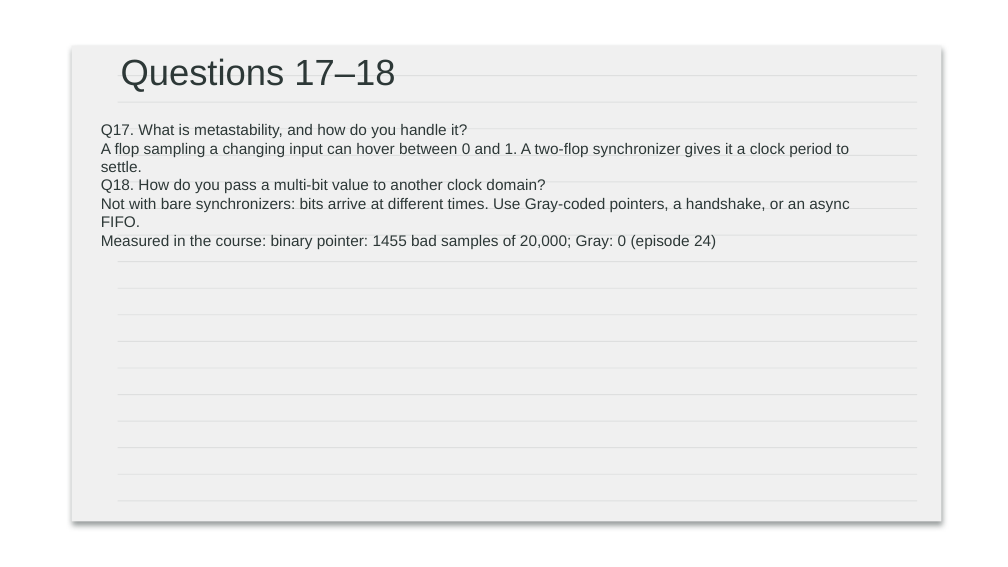
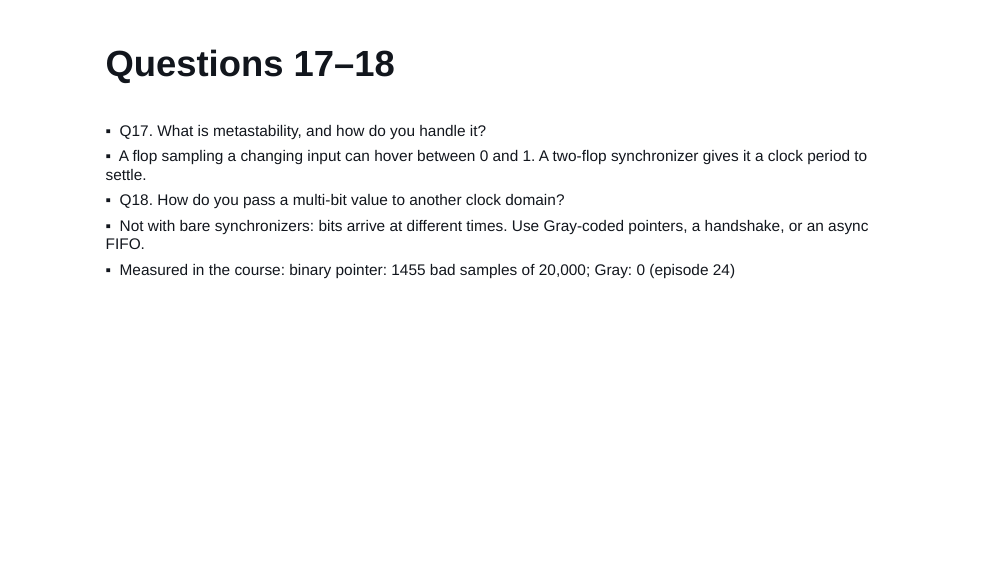
Before and after one commit to Silicon-Simplified/FPGA-Course, a slide deck: slide 13 of slides/ep43_interview_slides.pptx. Drawn at 1008x567 pixels with LibreOffice and Linux fonts; fonts in the diff are those of the drawing; background and template pictures are left out. Boxes give left, top, right and bottom in pixels: in the first picture for what was removed or moved away, otherwise in the second. Text is boxed around its words. In the diff, an @@ line names an element or a change of style, - is before the commit and + after.

```diff
--- a/slides/ep43_interview_slides.pptx
+++ b/slides/ep43_interview_slides.pptx
@@ text "Questions 17–18": place and size @@
-text "Questions 17–18" at (121,58,395,92)
+text "Questions 17–18" at (106,49,395,83)
@@ text "Questions 17–18" at (106,49,395,83): text colour #2D3837 to #12161D, bold on @@
@@ text at (106,125,868,278): text changed; text colour #2D3837 to #12161D @@
-Q17. What is metastability, and how do you handle it?
-A flop sampling a changing input can hover between 0 and 1. A two-flop synchronizer gives it a clock period to settle.
-Q18. How do you pass a multi-bit value to another clock domain?
-Not with bare synchronizers: bits arrive at different times. Use Gray-coded pointers, a handshake, or an async FIFO.
-Measured in the course: binary pointer: 1455 bad samples of 20,000; Gray: 0 (episode 24)
+▪ Q17. What is metastability, and how do you handle it?
+▪ A flop sampling a changing input can hover between 0 and 1. A two-flop synchronizer gives it a clock period to settle.
+▪ Q18. How do you pass a multi-bit value to another clock domain?
+▪ Not with bare synchronizers: bits arrive at different times. Use Gray-coded pointers, a handshake, or an async FIFO.
+▪ Measured in the course: binary pointer: 1455 bad samples of 20,000; Gray: 0 (episode 24)
@@ group removed at (72,45,941,521): 17 rectangles, 1 rounded rectangle @@
```
Also in this commit, not shown: 31 other slides changed, 42 other files.
